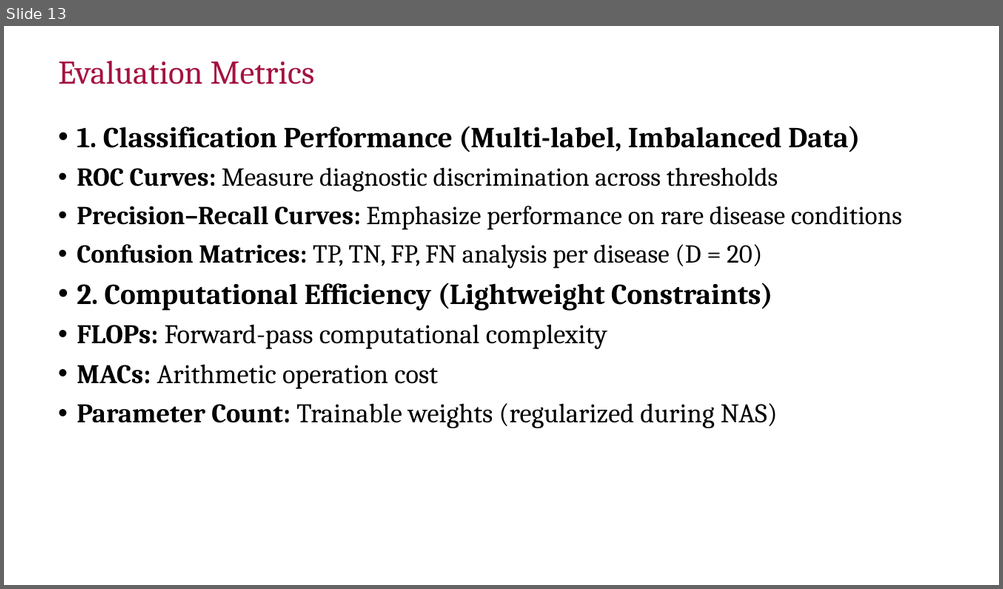
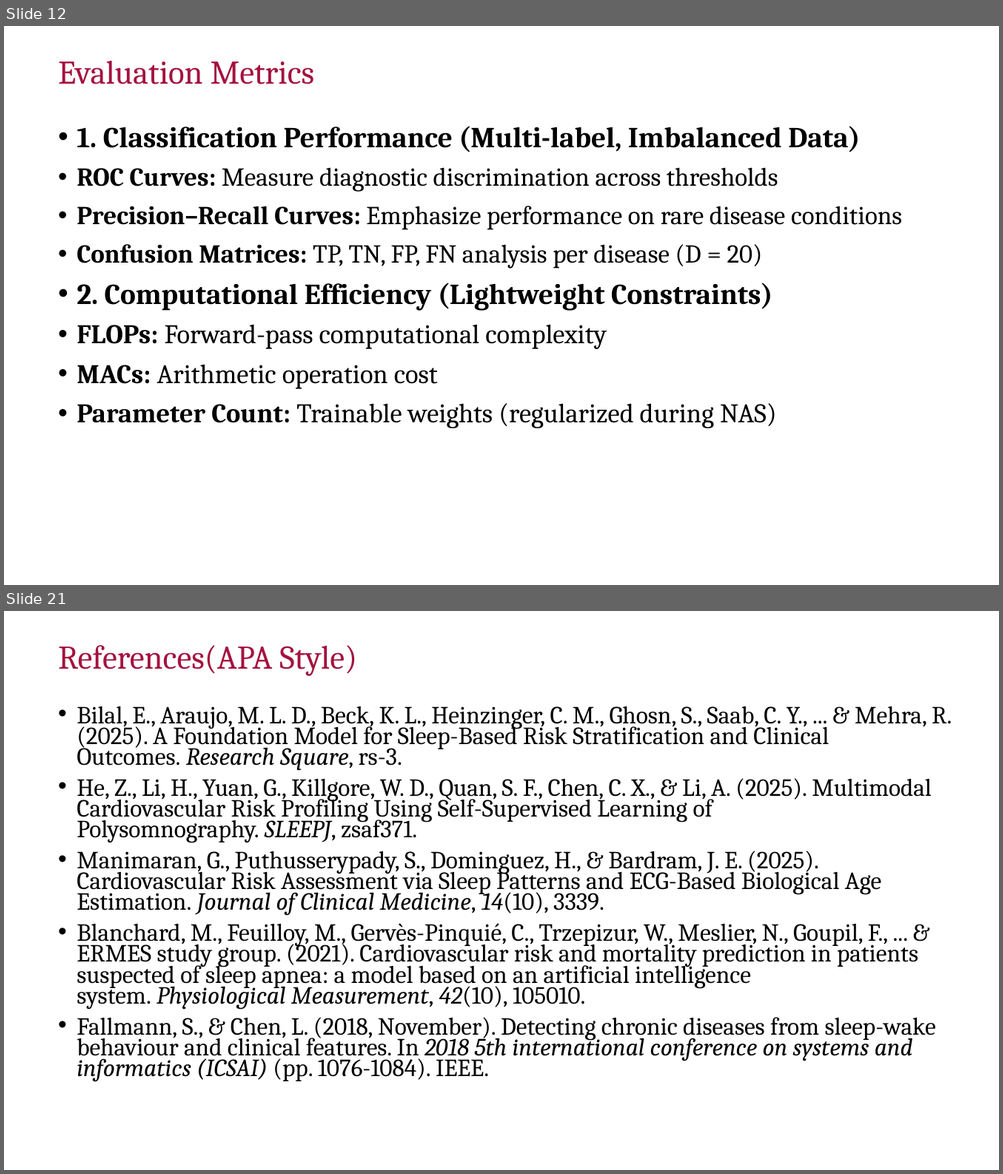
Before and after one commit to Giriiri-g/Sleep-Staging, a slide deck: reports/Phase 1/Phase1_47.pptx. Shown one above the other, each under a label of ours: slide 13 before the commit, slides 12 and 21 after it; the slides between them are not shown. The pictures are 1003x589 and 1003x1174 pixels, drawn with LibreOffice and Linux fonts; fonts in the diff are those of the drawing; background and template pictures are left out. Boxes give left, top, right and bottom in pixels: in the first picture for what was removed or moved away, otherwise in the second. Text is boxed around its words. In the diff, an @@ line names an element or a change of style, - is before the commit and + after.

```diff
--- a/reports/Phase 1/Phase1_47.pptx
+++ b/reports/Phase 1/Phase1_47.pptx
@@ slide 21 added at bbox=[4, 611, 999, 1170], background #FFFFFF @@
@@ title added at bbox=[58, 645, 357, 676], 32 pt, text #A4123F @@
+References(APA Style)
@@ text added at bbox=[77, 706, 951, 1082], 23.8 pt, text #000000 @@
+• Bilal, E., Araujo, M. L. D., Beck, K. L., Heinzinger, C. M., Ghosn, S., Saab, C. Y., ... & Mehra, R. (2025). A Foundation Model for Sleep-Based Risk Stratification and Clinical Outcomes. Research Square, rs-3.
+• He, Z., Li, H., Yuan, G., Killgore, W. D., Quan, S. F., Chen, C. X., & Li, A. (2025). Multimodal Cardiovascular Risk Profiling Using Self-Supervised Learning of Polysomnography. SLEEPJ, zsaf371.
+• Manimaran, G., Puthusserypady, S., Dominguez, H., & Bardram, J. E. (2025). Cardiovascular Risk Assessment via Sleep Patterns and ECG-Based Biological Age Estimation. Journal of Clinical Medicine, 14(10), 3339.
+• Blanchard, M., Feuilloy, M., Gervès-Pinquié, C., Trzepizur, W., Meslier, N., Goupil, F., ... & ERMES study group. (2021). Cardiovascular risk and mortality prediction in patients suspected of sleep apnea: a model based on an artificial intelligence system. Physiological Measurement, 42(10), 105010.
+• Fallmann, S., & Chen, L. (2018, November). Detecting chronic diseases from sleep-wake behaviour and clinical features. In 2018 5th international conference on systems and informatics (ICSAI) (pp. 1076-1084). IEEE.
@@ page number added at bbox=[4, 1144, 51, 1170], 16 pt, text #FFFFFF, bold @@
+21
@@ what was slide 13 is now slide 12 @@
```
Also in this commit, not shown: 4 slides changed, 6 other slides added, 3 slides removed, 58 other files.
